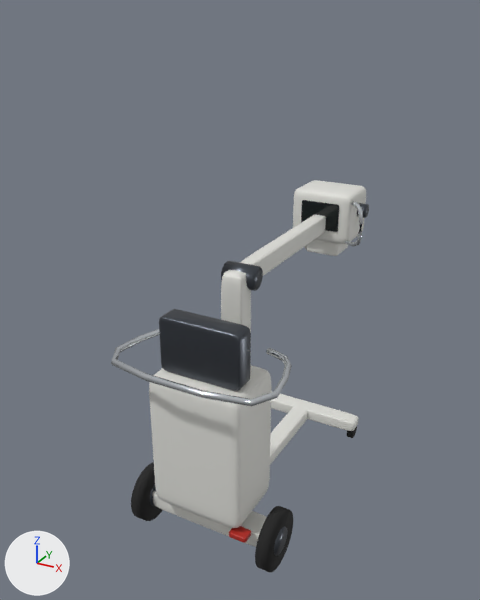
An edit to the glTF model assets/models/props/xray.glb, drawn before and after from the same camera.
Camera for both pictures: a 50 mm lens placed at (1.21, -2.17, 2.15), pointed at (-0.1, 0.23, 0.95). Every picture has the same lights, and +X, +Y and +Z are marked at lower left. The older version comes first. Where no turn or scale is listed for an object, it has been applied to the vertices. Vertices at exactly the same position are counted once.

Objects in the first picture: 'Arm', 'Base', 'Collimator', 'Column', 'Generator', 'Grip', 'Handle', 'Head', 'Holder', 'Knob', 'Pedal', 'Pivot', 'Screen', 'Wheels' and 1 more.
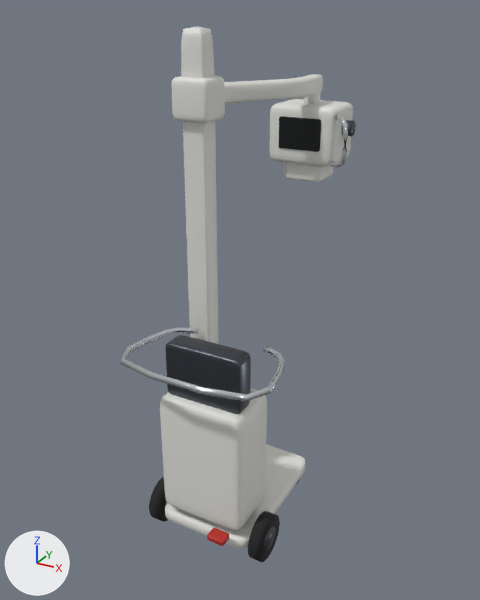
The change, as a list of edits to the scene's bpy script:
```text
Change me_base:
    remove me_base.from_pydata(...)  # 762 vertices, 1504 faces; spans x -0.309..0.309, y -0.28..0.825, z 0.045..0.18
    add me_base.from_pydata(...)  # 278 vertices, 544 faces; spans x -0.22..0.22, y -0.299..0.359, z 0.045..0.13
    me_base part 1: the loose piece of 242 vertices spanning x -0.279..0.279, y -0.28..-0.16, z 0.1..0.18 is scaled about its middle by (0.786, 5.5, 0.75), then moved by (0.0, 0.25, -0.04)
    me_base part 2: the loose piece of 242 vertices spanning x -0.045..0.045, y -0.144..0.804, z 0.07..0.13 is deleted
    me_base part 3: the loose piece of 242 vertices spanning x -0.309..0.309, y 0.735..0.825, z 0.07..0.13 is deleted
    other edits to the shape of me_base do not show in these pictures
Change me_wheels:
    remove me_wheels.from_pydata(...)  # 160 vertices, 304 faces; spans x -0.335..0.335, y -0.35..0.84, z 0.0..0.26
    add me_wheels.from_pydata(...)  # 160 vertices, 304 faces; spans x -0.275..0.275, y -0.3..0.34, z 0.0..0.2
    me_wheels part 4: the loose piece of 30 vertices spanning x 0.265..0.295, y 0.76..0.84, z 0.001..0.079 is moved by (-0.11, -0.5, 0.0)
    me_wheels part 5: the loose piece of 50 vertices spanning x -0.335..-0.285, y -0.35..-0.09, z 0.0..0.26 is scaled about its middle by (1, 0.769, 0.769), then moved by (0.06, 0.02, -0.03)
    me_wheels part 6: the loose piece of 50 vertices spanning x 0.285..0.335, y -0.35..-0.09, z 0.0..0.26 is scaled about its middle by (1, 0.769, 0.769), then moved by (-0.06, 0.02, -0.03)
    other edits to the shape of me_wheels do not show in these pictures
Change me_generator:
    remove me_generator.from_pydata(...)  # 242 vertices, 480 faces; spans x -0.21..0.21, y -0.35..-0.05, z 0.21..0.83
    add me_generator.from_pydata(...)  # 242 vertices, 480 faces; spans x -0.19..0.19, y -0.31..-0.05, z 0.16..0.72
    me_generator part 7: the whole mesh is scaled about its middle by (0.905, 0.867, 0.903), then moved by (0.0, 0.02, -0.08)
Change me_column:
    remove me_column.from_pydata(...)  # 242 vertices, 480 faces; spans x -0.05..0.05, y -0.035..0.055, z 0.135..1.185
    add me_column.from_pydata(...)  # 242 vertices, 480 faces; spans x -0.22..-0.12, y -0.015..0.075, z 0.13..2.09
    me_column part 8: the whole mesh is multiplied about its middle by the matrix ((1.0, 0.0, 0.0), (0.0, 1.0, 0.0), (0.0, 0.0, 1.867)), then moved by (-0.17, 0.02, 0.45)
Change me_holder:
    remove me_holder.from_pydata(...)  # 242 vertices, 480 faces; spans x -0.18..0.18, y -0.29..-0.19, z 0.83..1.07
    add me_holder.from_pydata(...)  # 242 vertices, 480 faces; spans x -0.17..0.17, y -0.27..-0.17, z 0.71..0.95
    me_holder part 9: the whole mesh is scaled about its middle by (0.944, 1, 1), then moved by (0.0, 0.02, -0.12)
Change me_handle:
    remove me_handle.from_pydata(...)  # 130 vertices, 256 faces; spans x -0.362..0.362, y -0.466..-0.037, z 0.887..0.913
    add me_handle.from_pydata(...)  # 130 vertices, 256 faces; spans x -0.327..0.327, y -0.445..-0.028, z 0.887..0.913
    me_handle part 10: 130 of 130 vertices moved; they spanned x -0.362..0.362, y -0.466..-0.037, z 0.887..0.913 and now span x -0.327..0.327, y -0.445..-0.028, z 0.887..0.913; mean shift (0.0, 0.014, 0.0)
Change me_arm:
    remove me_arm.from_pydata(...)  # 242 vertices, 480 faces; spans x -0.035..0.035, y -0.029..0.979, z -0.045..0.045
    add me_arm.from_pydata(...)  # 582 vertices, 1152 faces; spans x -0.25..0.048, y -0.765..0.035, z 0.12..0.32
    me_arm part 11: 242 vertices removed from x -0.035..0.035, y -0.029..0.979, z -0.045..0.045; 582 vertices added at x -0.25..0.048, y -0.765..0.035, z 0.12..0.32
Change ob_pedal:
    ob_pedal.location: (0.2, -0.28, 0.19) -> (0.12, -0.32, 0.17)
Remove ob_pivot:
    ob_pivot = bpy.data.objects.new('Pivot', me_pivot)
Change ob_arm:
    ob_arm.location: (0.0, 0.06, 1.15) -> (0.0, 0.72, 1.6)
Change ob_head:
    ob_head.location: (0.0, 1.01, 1.15) -> (0.0, 0.72, 1.6)
Change ob_screen:
    ob_screen.location: (0.0, 1.01, 1.15) -> (0.0, 0.72, 1.6)
Change ob_knob:
    ob_knob.location: (0.0, 1.01, 1.15) -> (0.0, 0.72, 1.6)
Change ob_grip:
    ob_grip.location: (0.0, 1.01, 1.15) -> (0.0, 0.72, 1.6)
Change ob_collimator:
    ob_collimator.location: (0.0, 1.01, 1.15) -> (0.0, 0.72, 1.6)
```

Changed parts and their boxes [x1, y1, x2, y2] in the pictures (480 x 600 px; the box of a moved part takes in the faces that stretch with it):
'Generator', moved, rescaled (13% narrower, 12% shorter): before [149, 365, 272, 528]; after [160, 388, 267, 531]
'Column', reshaped: before [221, 270, 251, 365]; after [181, 27, 219, 344]
'Holder', moved, rescaled (6% narrower): before [159, 309, 251, 391]; after [165, 335, 251, 414]
'Arm', reshaped, moved: before [240, 215, 326, 276]; after [171, 74, 323, 123]
'Base', reshaped (31% narrower, 32% shorter): before [152, 391, 358, 547]; after [165, 444, 306, 549]
'Head', moved: before [293, 180, 366, 244]; after [269, 99, 353, 167]
'Wheels', reshaped: before [131, 427, 357, 573]; after [149, 476, 300, 562]
'Handle', reshaped (8% narrower): before [111, 329, 292, 406]; after [120, 327, 286, 401]
'Screen', moved: before [301, 200, 339, 232]; after [279, 116, 321, 152]
'Collimator', moved: before [305, 240, 348, 256]; after [283, 162, 333, 182]
'Pivot', deleted: before [221, 261, 263, 291]
'Grip', moved: before [345, 201, 363, 247]; after [328, 115, 348, 168]
'Pedal', moved: before [229, 526, 251, 543]; after [207, 528, 229, 546]
'Knob', moved: before [357, 203, 369, 218]; after [342, 120, 356, 137]
part 1 of me_base, moved or reshaped: before [152, 489, 267, 547]; after [165, 444, 306, 549]
part 2 of me_base, deleted: before [270, 406, 308, 465]
part 3 of me_base, deleted: before [271, 391, 358, 431]
part 4 of me_wheels, moved or reshaped (not visible afterwards): before [347, 427, 357, 438]
part 5 of me_wheels, moved or reshaped: before [131, 462, 162, 521]; after [149, 476, 168, 521]
part 6 of me_wheels, moved or reshaped: before [255, 506, 293, 573]; after [248, 511, 280, 562]
